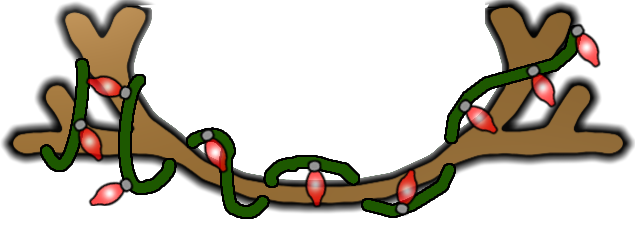
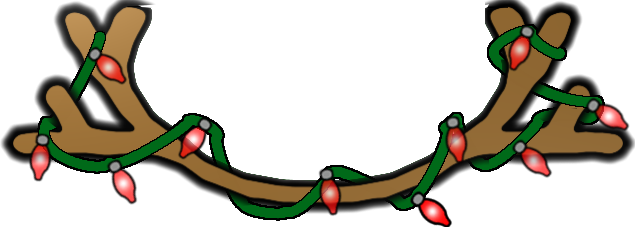
Revision of a layered w=635, h=227 image; what changed, layer by layer:
added layer "Pasted Layer #17" above "Pasted Layer #16" over <box>106,158,138,205</box>
added layer "Pasted Layer #16" above "Pasted Layer #15" over <box>444,114,469,165</box>
added layer "Pasted Layer #15" above "Pasted Layer #14" over <box>507,24,630,132</box>
added layer "Pasted Layer #14" above "Pasted Layer #13" over <box>511,138,553,179</box>
added layer "Pasted Layer #13" above "Pasted Layer #12" over <box>86,45,128,86</box>
added layer "Pasted Layer #12" above "Pasted Layer #11" over <box>318,167,343,216</box>
added layer "Pasted Layer #11" above "Pasted Layer #10" over <box>28,132,53,182</box>
added layer "Pasted Layer #10" above "Visible" over <box>177,116,214,160</box>
added layer "Visible" above "Pasted Layer #9" over <box>0,0,635,227</box>
added layer "Pasted Layer #9" above "Pasted Layer" over <box>409,190,453,227</box>
hid "Pasted Layer" over <box>85,74,134,102</box>
hid "Pasted Layer #8" over <box>72,117,104,163</box>
hid "wires #1" over <box>40,58,90,172</box>
hid "Pasted Layer #7" over <box>569,23,601,69</box>
hid "Pasted Layer #6" over <box>525,63,557,109</box>
hid "Pasted Layer #5" over <box>456,97,499,136</box>
hid "Pasted Layer #4" over <box>393,167,419,217</box>
hid "Pasted Layer #3" over <box>303,158,328,209</box>
hid "Pasted Layer #2" over <box>199,127,229,175</box>
hid "Pasted Layer #1" over <box>88,176,135,206</box>
hid "wires" over <box>118,25,582,219</box>
removed layer "clockholder.png" over <box>0,0,635,215</box>
added layer "newwirees" over <box>0,0,635,221</box>
